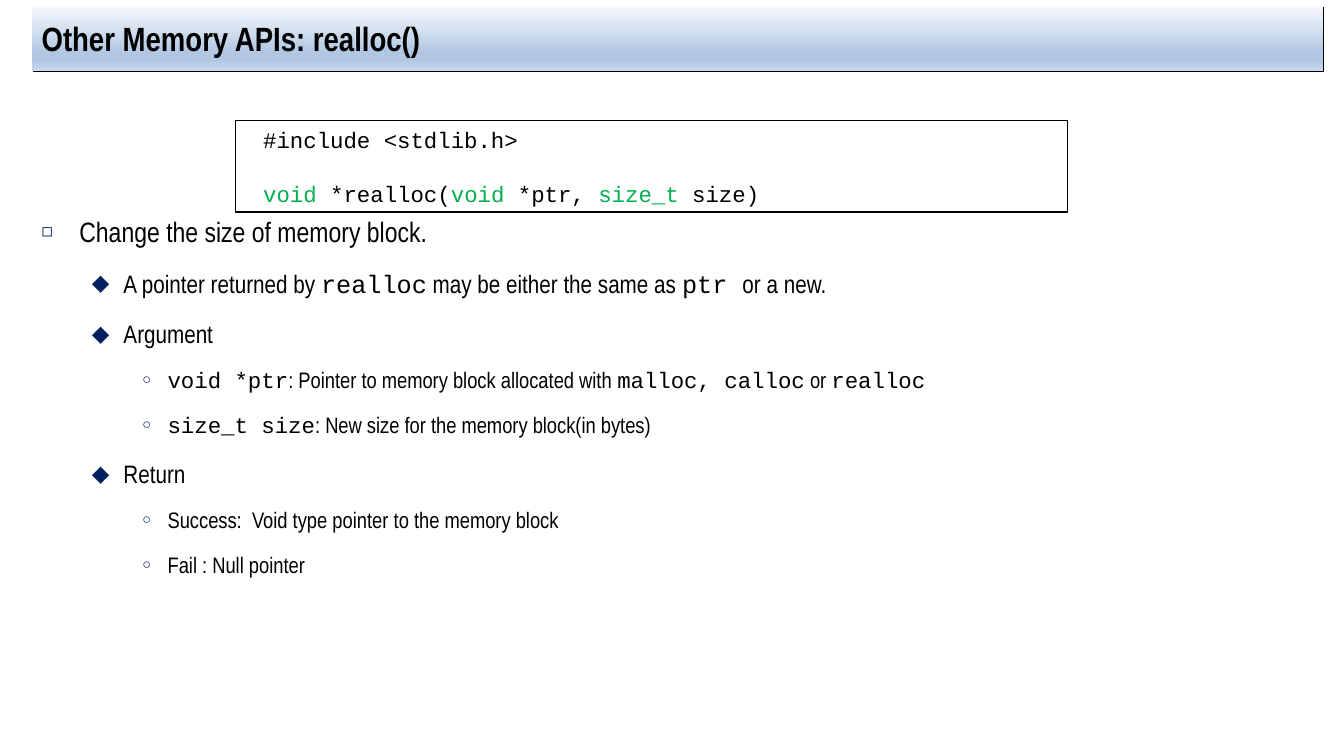
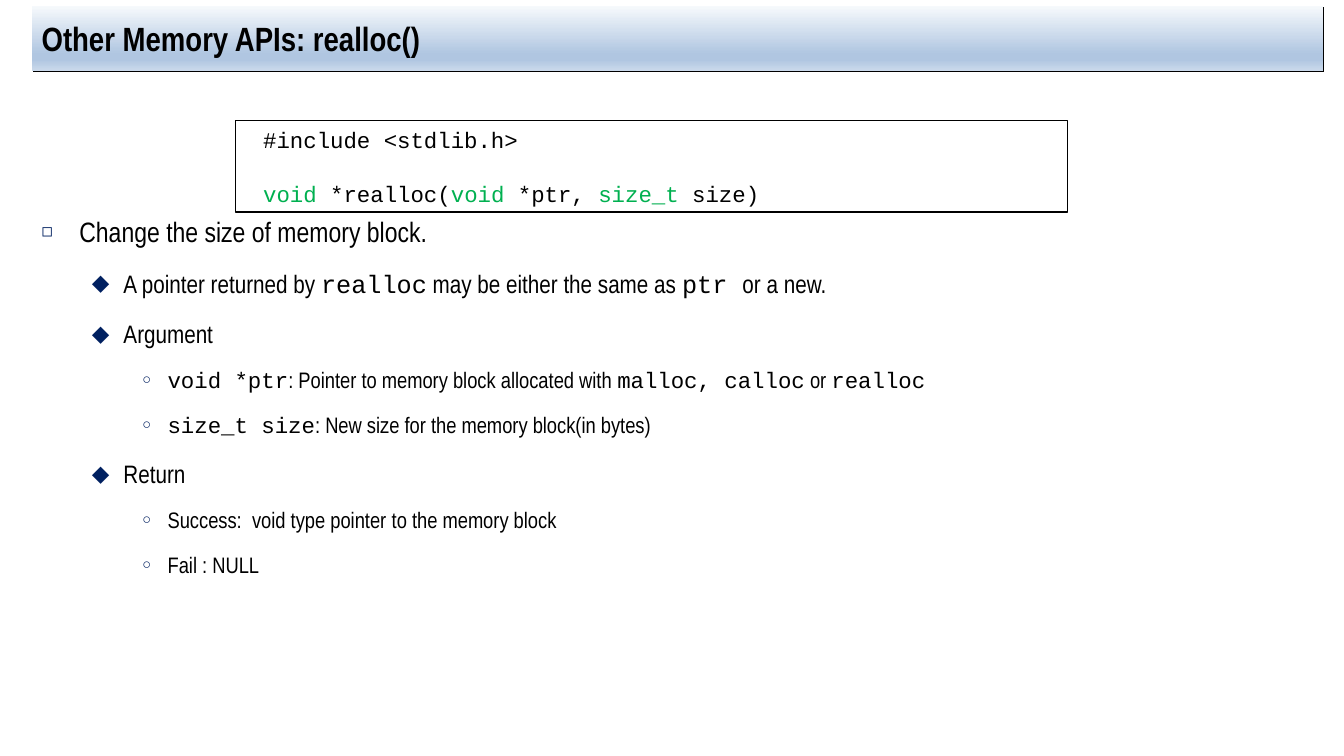
Before and after one commit to jachermocilla/extra-course-materials, a slide deck: slide 23 of cmsc125/ostep/slides/01.Virtualization/14.Memory_API.pptx (slide 18 before the commit). Drawn at 1344x756 pixels with LibreOffice and Linux fonts; fonts in the diff are those of the drawing. Boxes give left, top, right and bottom in pixels: in the first picture for what was removed or moved away, otherwise in the second. Text is boxed around its words. In the diff, an @@ line names an element or a change of style, - is before the commit and + after.

```diff
--- a/cmsc125/ostep/slides/01.Virtualization/14.Memory_API.pptx
+++ b/cmsc125/ostep/slides/01.Virtualization/14.Memory_API.pptx
@@ text at (168, 511, 557, 574): text changed @@
-    ○ Success: Void type pointer to the memory block
-    ○ Fail : Null pointer
+    ○ Success: void type pointer to the memory block
+    ○ Fail : NULL
```
Also in this commit, not shown: 14 other slides changed, 3 slides added, 1 other file.
